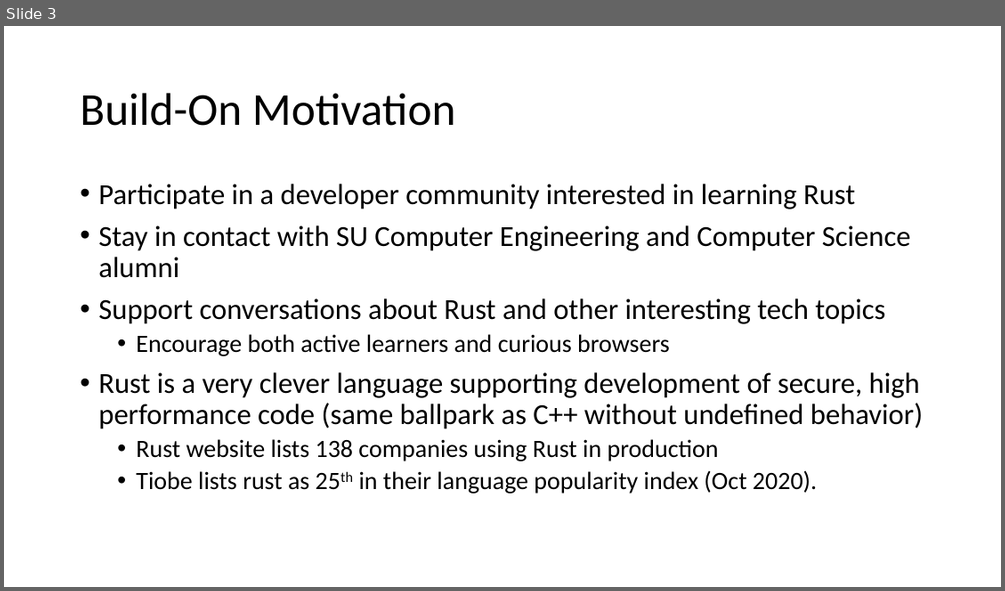
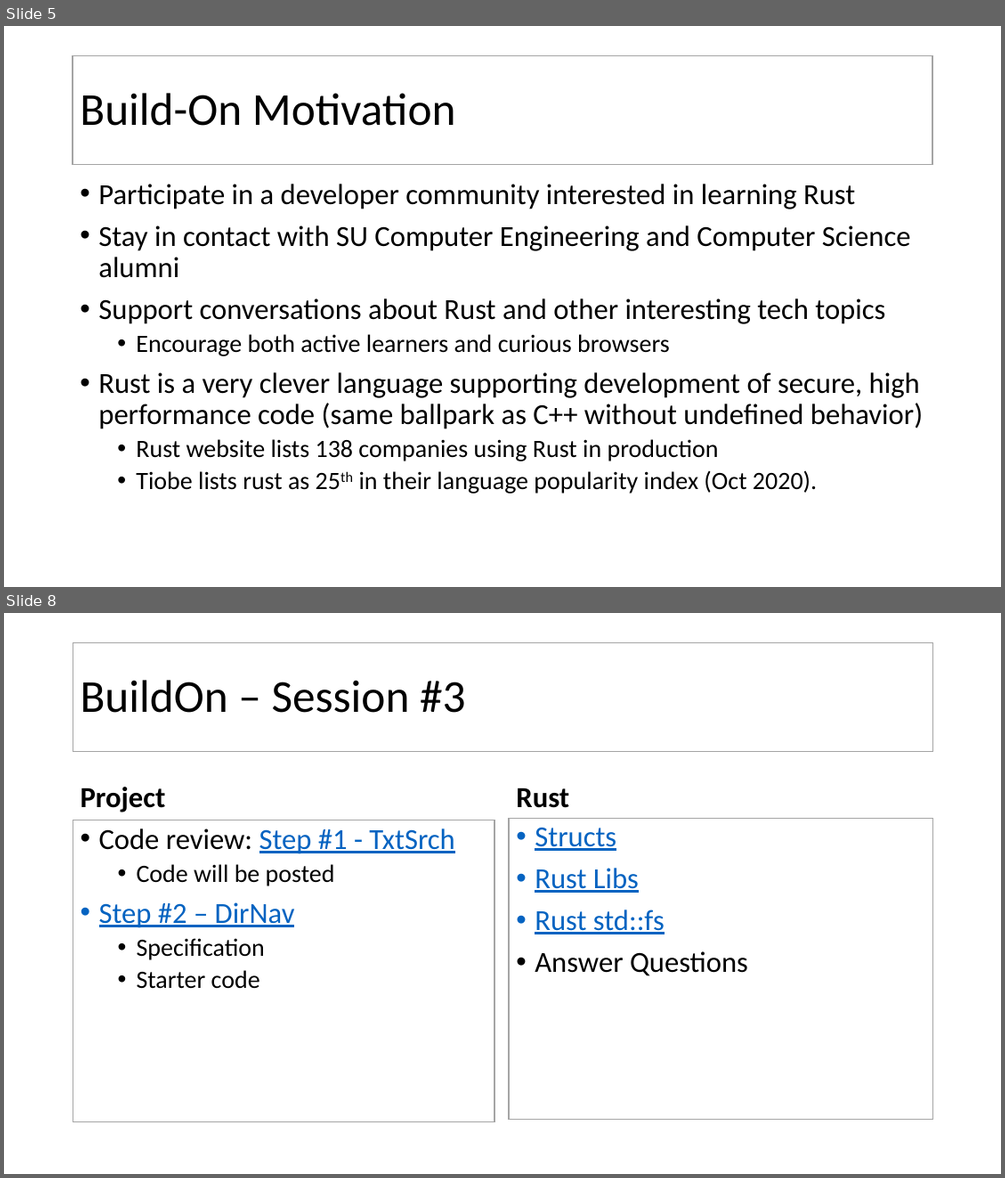
Before and after one commit to JimFawcett/BuildOn, a slide deck: Build-On.pptx. Shown one above the other, each under a label of ours: slide 3 before the commit, slides 5 and 8 after it; the slides between them are not shown. The pictures are 1005x591 and 1005x1178 pixels, drawn with LibreOffice and Linux fonts; fonts in the diff are those of the drawing. Boxes give left, top, right and bottom in pixels: in the first picture for what was removed or moved away, otherwise in the second. Text is boxed around its words. In the diff, an @@ line names an element or a change of style, - is before the commit and + after.

```diff
--- a/Build-On.pptx
+++ b/Build-On.pptx
@@ slide 8 added at (x1=4, y1=613, x2=1001, y2=1174), background #FFFFFF @@
@@ title added at (x1=73, y1=643, x2=933, y2=751), fill #FFFFFF, outline #A5A5A5 1 pt, 44 pt, text #000000 @@
+BuildOn – Session #3
@@ text added at (x1=81, y1=787, x2=166, y2=812), 28 pt, text #000000, bold @@
+Project
@@ text added at (x1=516, y1=787, x2=569, y2=808), 28 pt, text #000000, bold @@
+Rust
@@ text added at (x1=73, y1=820, x2=494, y2=1121), fill #FFFFFF, outline #A5A5A5 1 pt, 24 pt, text #000000 @@
+• Code review: Step #1 - TxtSrch
+  • Code will be posted
+• Step #2 – DirNav
+  • Specification
+  • Starter code
@@ text added at (x1=509, y1=818, x2=933, y2=1119), fill #FFFFFF, outline #A5A5A5 1 pt, 28 pt, text #0563C1, underline @@
+• Structs
+• Rust Libs
+• Rust std::fs
+• Answer Questions
@@ what was slide 3 is now slide 5 @@
@@ slide 5 changed as well @@
@@ title "Build-On Motivation" resized from (x1=80, y1=93, x2=456, y2=126) to (x1=73, y1=56, x2=933, y2=164) @@
@@ title "Build-On Motivation" at (x1=73, y1=56, x2=933, y2=164): fill none to #FFFFFF; outline none to #A5A5A5 1 pt @@
```
Also in this commit, not shown: 2 other slides changed, 6 other slides added, 56 other files.
